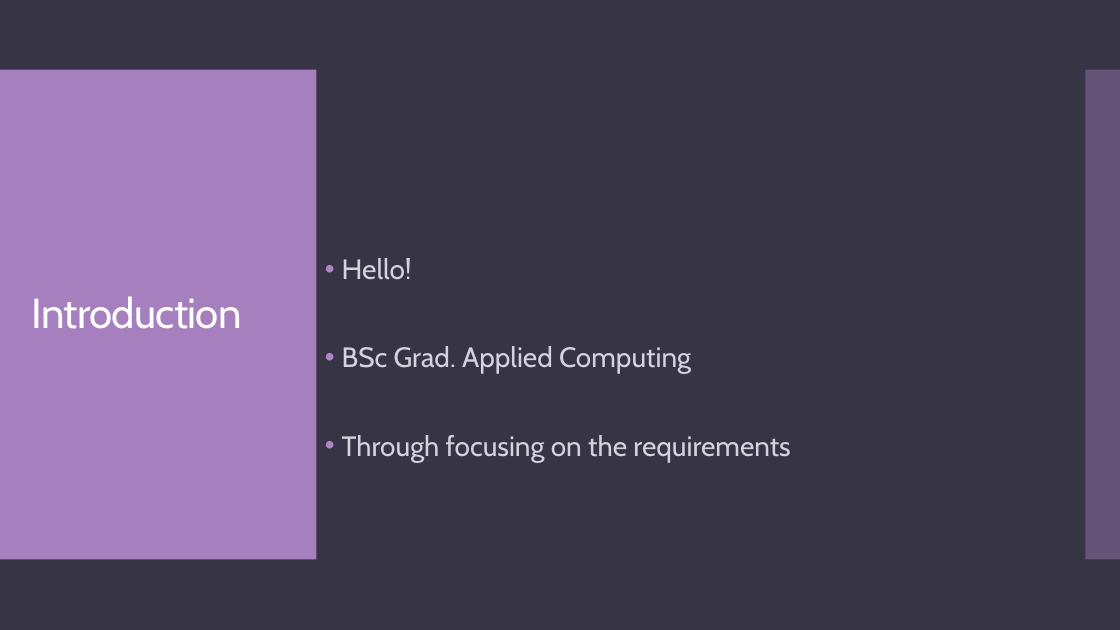
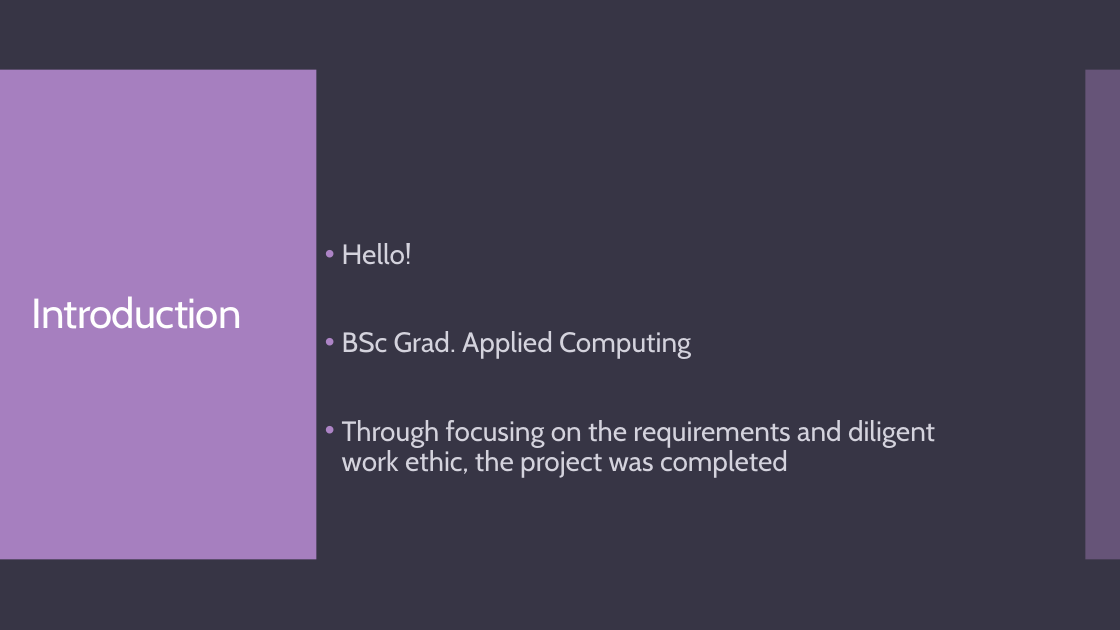
Before and after one commit to STGoodlandWork/QA-TDL-SG, a slide deck: slide 2 of Documentation/qa-tdl-presentation.pptx. Drawn at 1120x630 pixels with LibreOffice and Linux fonts; fonts in the diff are those of the drawing. Boxes give left, top, right and bottom in pixels: in the first picture for what was removed or moved away, otherwise in the second. Text is boxed around its words. In the diff, an @@ line names an element or a change of style, - is before the commit and + after.

```diff
--- a/Documentation/qa-tdl-presentation.pptx
+++ b/Documentation/qa-tdl-presentation.pptx
@@ text at (x1=342, y1=420, x2=935, y2=477): text changed @@
-• Through focusing on the requirements
+• Through focusing on the requirements and diligent work ethic, the project was completed
```
Also in this commit, not shown: 12 other slides changed, 1 slide added, 1 slide removed.
